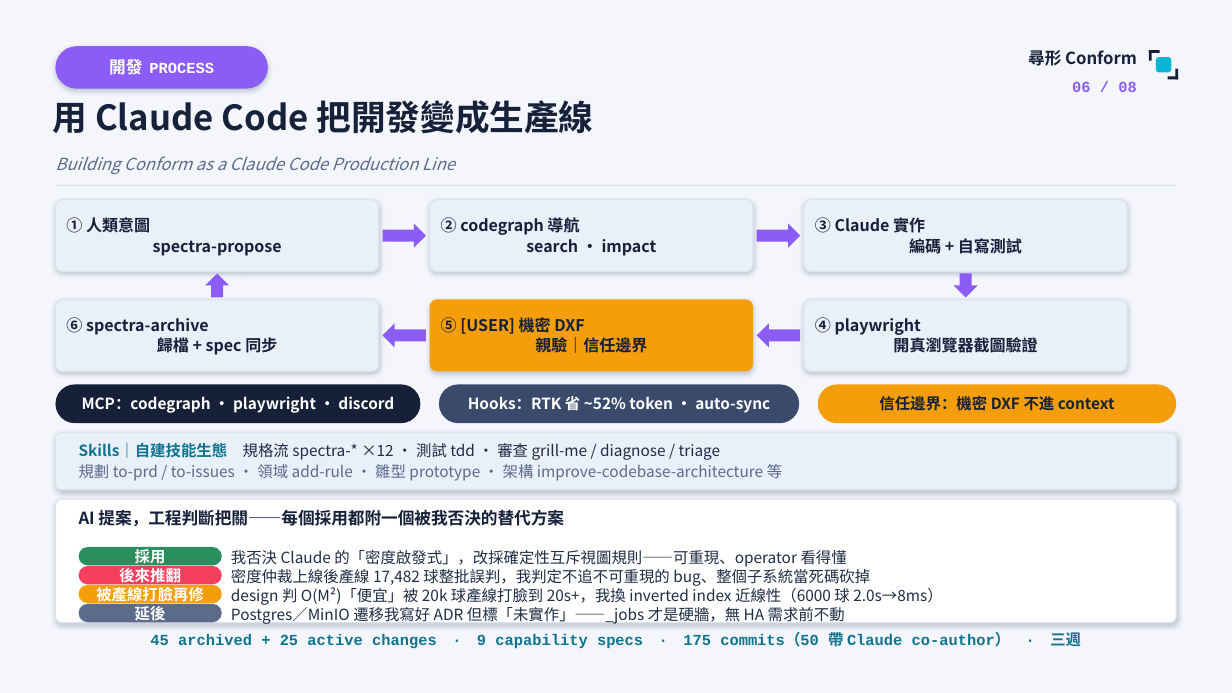
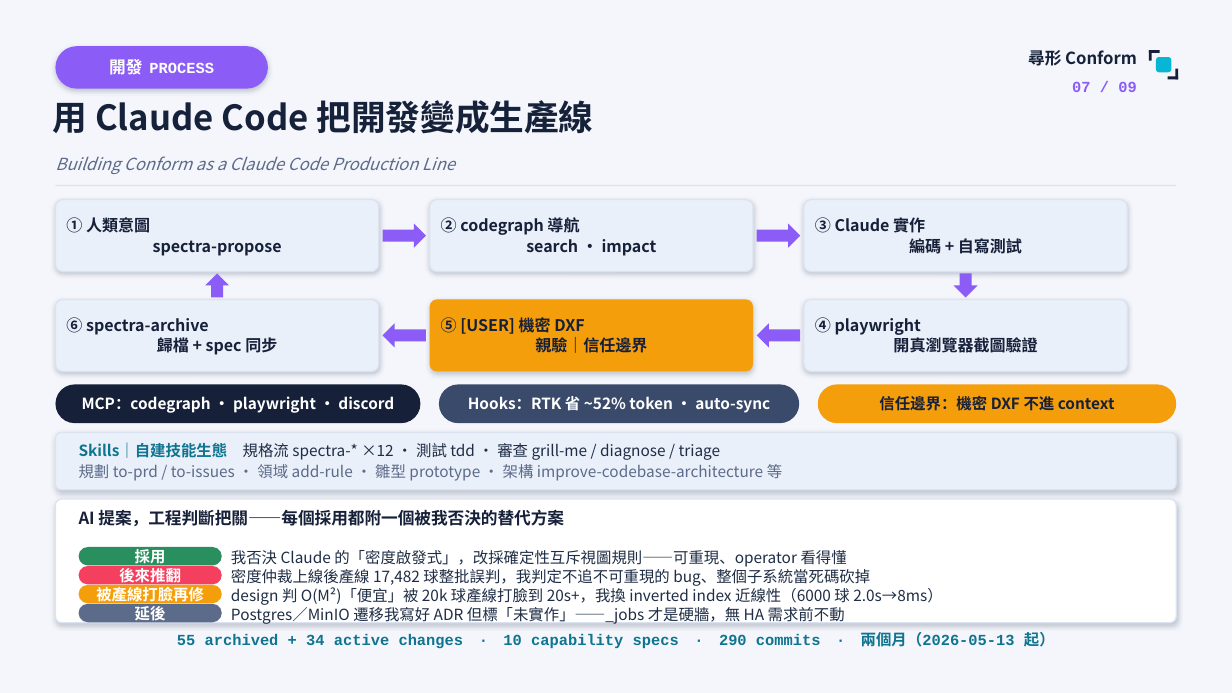
Before and after one commit to yiting-tom/SMDR2, a slide deck: slide 7 of competition/尋形Conform_競賽簡報.pptx (slide 6 before the commit). Drawn at 1232x693 pixels with LibreOffice and Linux fonts; fonts in the diff are those of the drawing. Boxes give left, top, right and bottom in pixels: in the first picture for what was removed or moved away, otherwise in the second. Text is boxed around its words. In the diff, an @@ line names an element or a change of style, - is before the commit and + after.

```diff
--- a/competition/尋形Conform_競賽簡報.pptx
+++ b/competition/尋形Conform_競賽簡報.pptx
@@ text at [1072, 81, 1136, 92]: text changed @@
-06 / 08
+07 / 09
@@ text at [177, 632, 1055, 649]: text changed @@
-45 archived + 25 active changes · 9 capability specs · 175 commits（50 帶 Claude co-author） · 三週
+55 archived + 34 active changes · 10 capability specs · 290 commits · 兩個月（2026-05-13 起）
```
Also in this commit, not shown: 7 other slides changed, 1 slide added, 2 other files.
